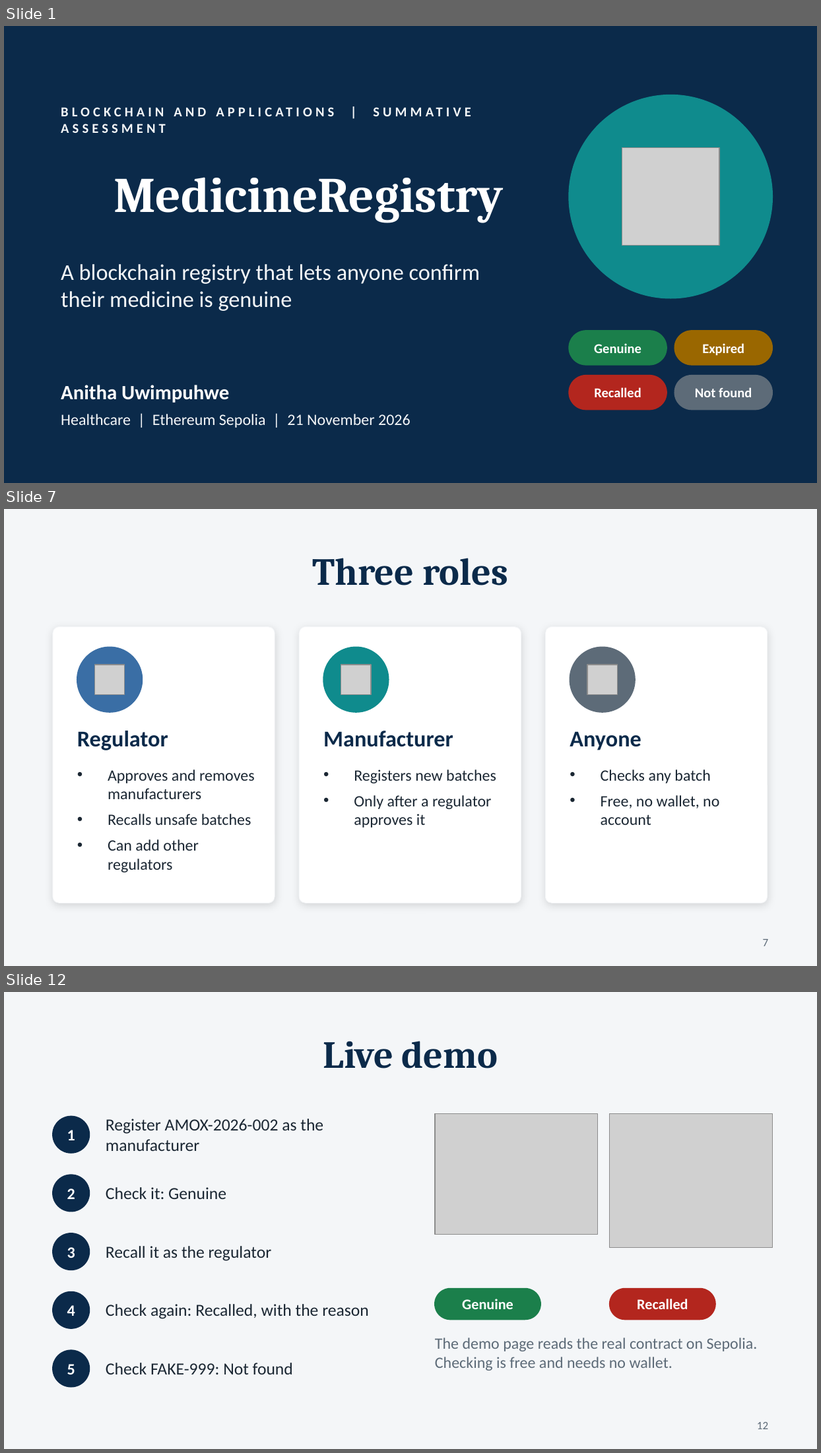
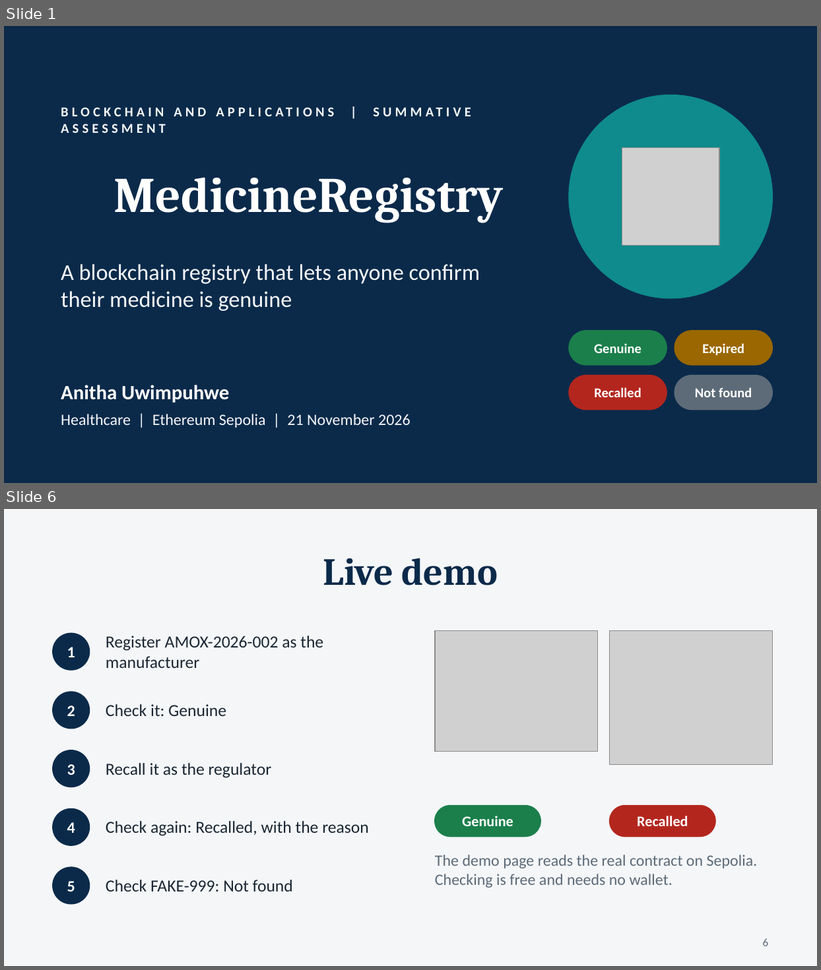
Before and after one commit to shasha-12/Medecine_Registry, a slide deck: docs/Presentation.pptx. Shown one above the other, each under a label of ours: slides 1, 7 and 12 before the commit, slides 1 and 6 after it; the slides between them are not shown. The pictures are 821x1453 and 821x970 pixels, drawn with LibreOffice and Linux fonts; fonts in the diff are those of the drawing; grey boxes stand for pictures. Boxes give left, top, right and bottom in pixels: in the first picture for what was removed or moved away, otherwise in the second. Text is boxed around its words. In the diff, an @@ line names an element or a change of style, - is before the commit and + after.

```diff
--- a/docs/Presentation.pptx
+++ b/docs/Presentation.pptx
@@ slide 7 removed at <box>4,509,817,966</box>, background #F4F6F8 @@
@@ title removed at <box>313,558,508,586</box> @@
-Three roles
@@ rounded rectangle removed at <box>53,627,275,904</box> @@
@@ rounded rectangle removed at <box>299,627,521,904</box> @@
@@ rounded rectangle removed at <box>546,627,768,904</box> @@
@@ ellipse removed at <box>77,647,142,712</box> @@
@@ ellipse removed at <box>323,647,389,712</box> @@
@@ ellipse removed at <box>570,647,635,712</box> @@
@@ picture removed at <box>95,665,125,695</box> @@
@@ picture removed at <box>341,665,372,695</box> @@
@@ picture removed at <box>588,665,618,695</box> @@
@@ text removed at <box>77,731,168,751</box> @@
-Regulator
@@ text removed at <box>323,731,453,747</box> @@
-Manufacturer
@@ text removed at <box>570,731,641,751</box> @@
-Anyone
@@ text removed at <box>108,770,255,873</box> @@
-• Approves and removes manufacturers
-• Recalls unsafe batches
-• Can add other regulators
@@ text removed at <box>354,770,496,828</box> @@
-• Registers new batches
-• Only after a regulator approves it
@@ text removed at <box>601,770,719,825</box> @@
-• Checks any batch
-• Free, no wallet, no account
@@ page number removed at <box>763,939,769,947</box> @@
-7
@@ what was slide 12 is now slide 6 @@
@@ page number at <box>763,939,769,947</box>: text changed @@
-12
+6
```
Also in this commit, not shown: 5 slides changed, 1 slide added, 8 other slides removed.
